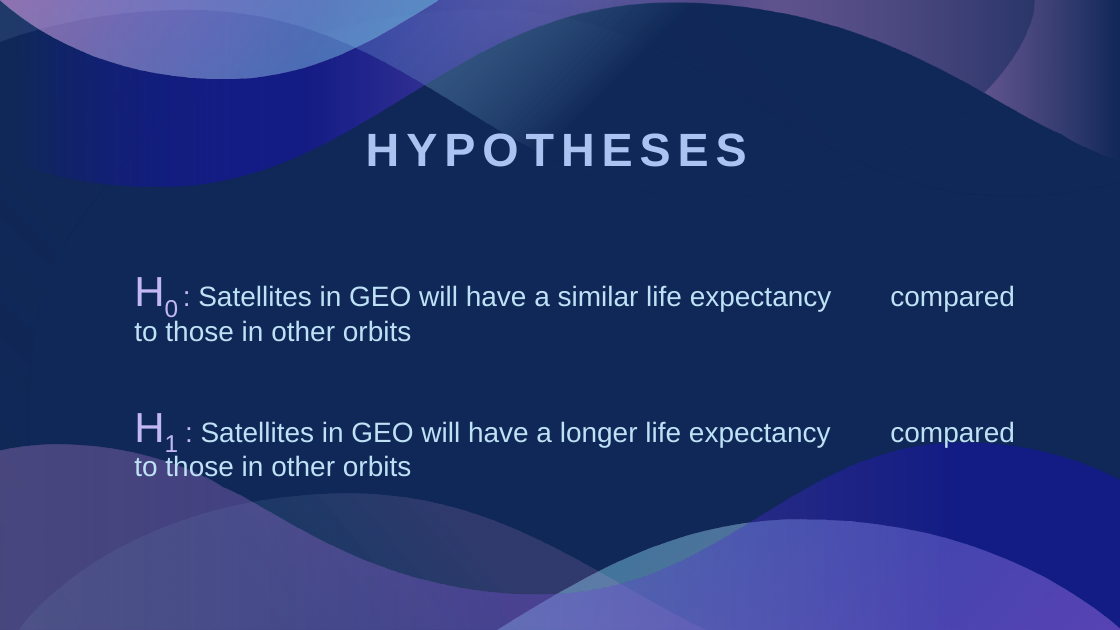
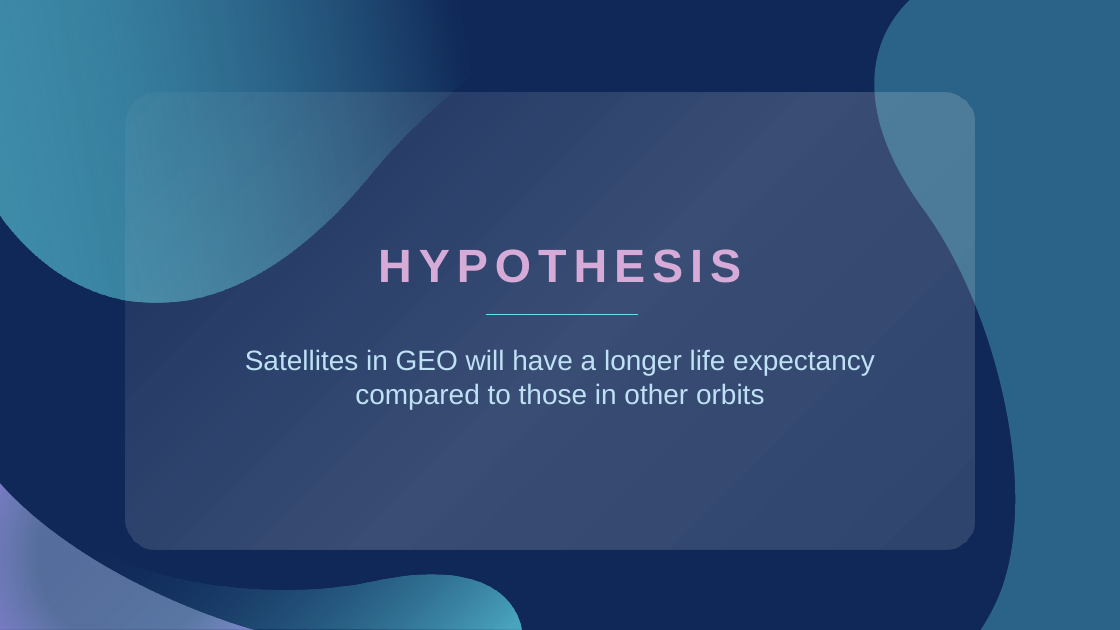
Before and after one commit to joshlynj/active_satellites, a slide deck: slide 6 of ppt/SATELLITE LIFE EXPECTANCY.pptx. Drawn at 1120x630 pixels with LibreOffice and Linux fonts; fonts in the diff are those of the drawing. Boxes give left, top, right and bottom in pixels: in the first picture for what was removed or moved away, otherwise in the second. Text is boxed around its words. In the diff, an @@ line names an element or a change of style, - is before the commit and + after.

Commit message:
made changes to the ppt

```diff
--- a/ppt/SATELLITE LIFE EXPECTANCY.pptx
+++ b/ppt/SATELLITE LIFE EXPECTANCY.pptx
@@ freeform shape removed at [0, 0, 1035, 197] @@
@@ freeform shape removed at [0, 0, 1120, 630] @@
@@ freeform shape removed at [0, 0, 1120, 187] @@
@@ freeform shape removed at [0, 0, 1035, 197] @@
@@ freeform shape removed at [0, 1, 437, 78] @@
@@ freeform shape added at [0, 0, 587, 303], fill gradient #102857 to #64DFED @@
@@ freeform shape added at [875, 0, 1120, 630], fill #64DFED at 32% opacity @@
@@ rounded rectangle added at [125, 92, 975, 549], fill gradient #FFFFFF @@
@@ title removed at [366, 133, 747, 167] @@
-HYPOTHESES
@@ title added at [378, 249, 741, 283], 40 pt, text #D6ABD7, bold @@
+HYPOTHESIS
@@ line added from (638, 315) to (486, 315), #64DFED 0.5 pt @@
@@ subtitle at [245, 349, 875, 409]: text changed @@
-H0 : Satellites in GEO will have a similar life expectancy compared to those in other orbits
-H1 : Satellites in GEO will have a longer life expectancy compared to those in other orbits
+Satellites in GEO will have a longer life expectancy compared to those in other orbits
@@ freeform shape: place and size @@
-freeform shape at [18, 494, 705, 630]
+freeform shape at [0, 446, 522, 630]
@@ freeform shape at [0, 446, 522, 630]: fill gradient #F6A6F4 to #64DFED to gradient #64DFED to #102857 @@
@@ freeform shape removed at [0, 443, 1120, 630] @@
@@ freeform shape added at [0, 483, 255, 630], fill gradient #ABC3F0 to #AAA5F9 @@
@@ freeform shape removed at [496, 519, 1120, 630] @@
```
Also in this commit, not shown: 3 other slides changed.
